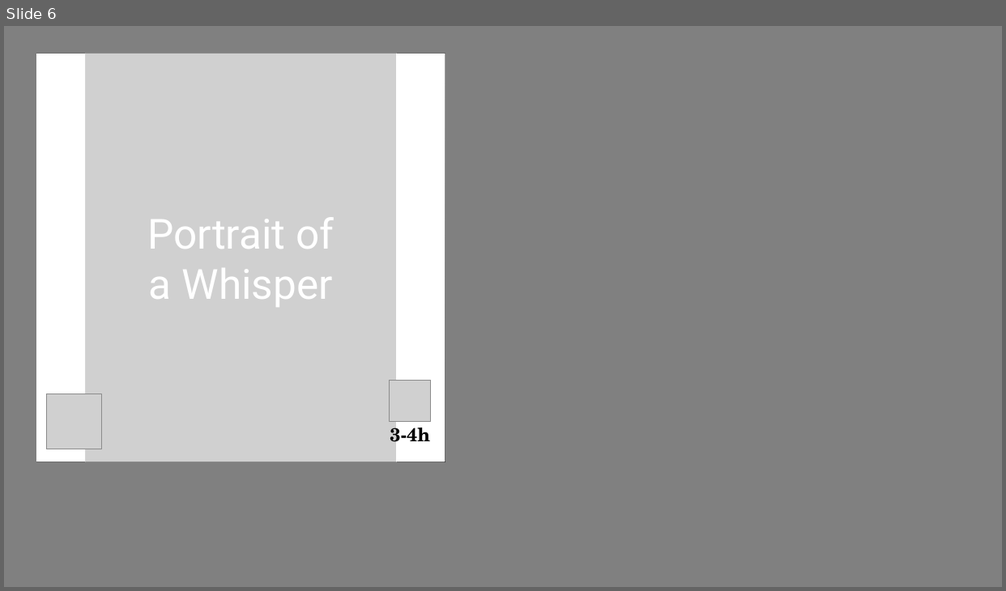
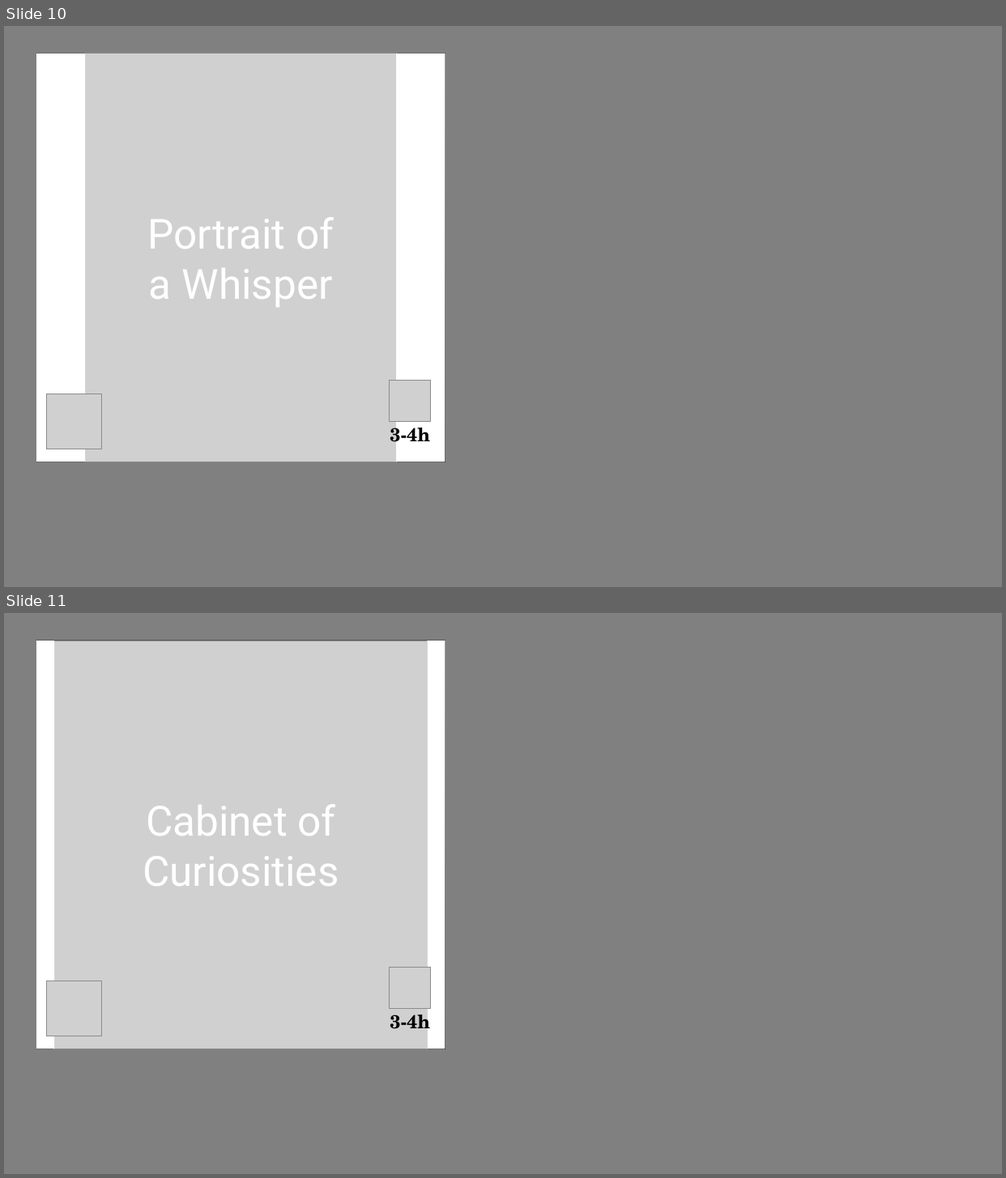
Before and after one commit to olinkirkland/scribbles, a slide deck: public/data/_work-in-progress/_share/cover-images.pptx. Shown one above the other, each under a label of ours: slide 6 before the commit, slides 10 and 11 after it. The pictures are 1006x591 and 1006x1178 pixels, drawn with LibreOffice and Linux fonts; fonts in the diff are those of the drawing; grey boxes stand for pictures. Boxes give left, top, right and bottom in pixels: in the first picture for what was removed or moved away, otherwise in the second. Text is boxed around its words. In the diff, an @@ line names an element or a change of style, - is before the commit and + after.

```diff
--- a/public/data/_work-in-progress/_share/cover-images.pptx
+++ b/public/data/_work-in-progress/_share/cover-images.pptx
@@ slide 11 added at <box>4,613,1002,1174</box>, background #808080 @@
@@ picture added at <box>36,641,445,1050</box> @@
@@ rectangle added at <box>36,641,445,1050</box>, fill gradient #000000 @@
@@ rectangle added at <box>36,641,54,1050</box>, fill #FFFFFF @@
@@ picture added at <box>53,641,428,1049</box> @@
@@ rectangle added at <box>428,641,445,1050</box>, fill #FFFFFF @@
@@ text added at <box>143,804,339,886</box>, 40 pt, text #FFFFFF @@
+Cabinet of Curiosities
@@ picture added at <box>390,967,431,1008</box> @@
@@ picture added at <box>47,982,102,1037</box> @@
@@ text added at <box>390,1009,430,1035</box>, 18 pt, text #000000, bold @@
+3-4h
@@ what was slide 6 is now slide 10 @@
```
Also in this commit, not shown: 16 other slides added, 6 other files.
